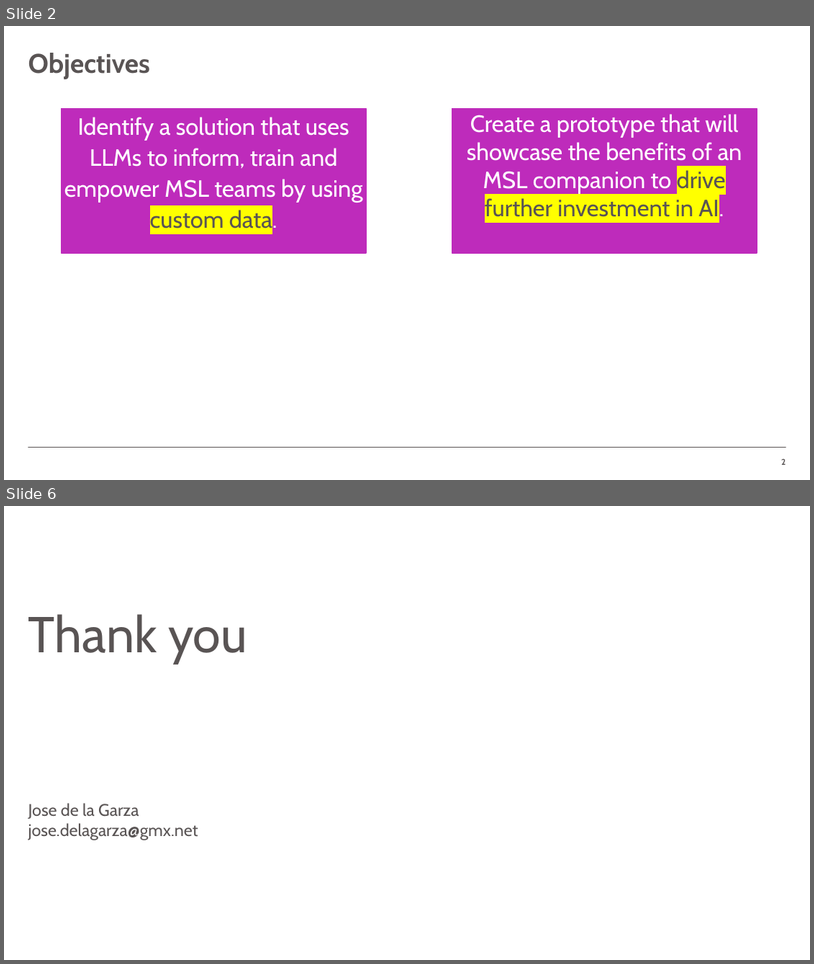
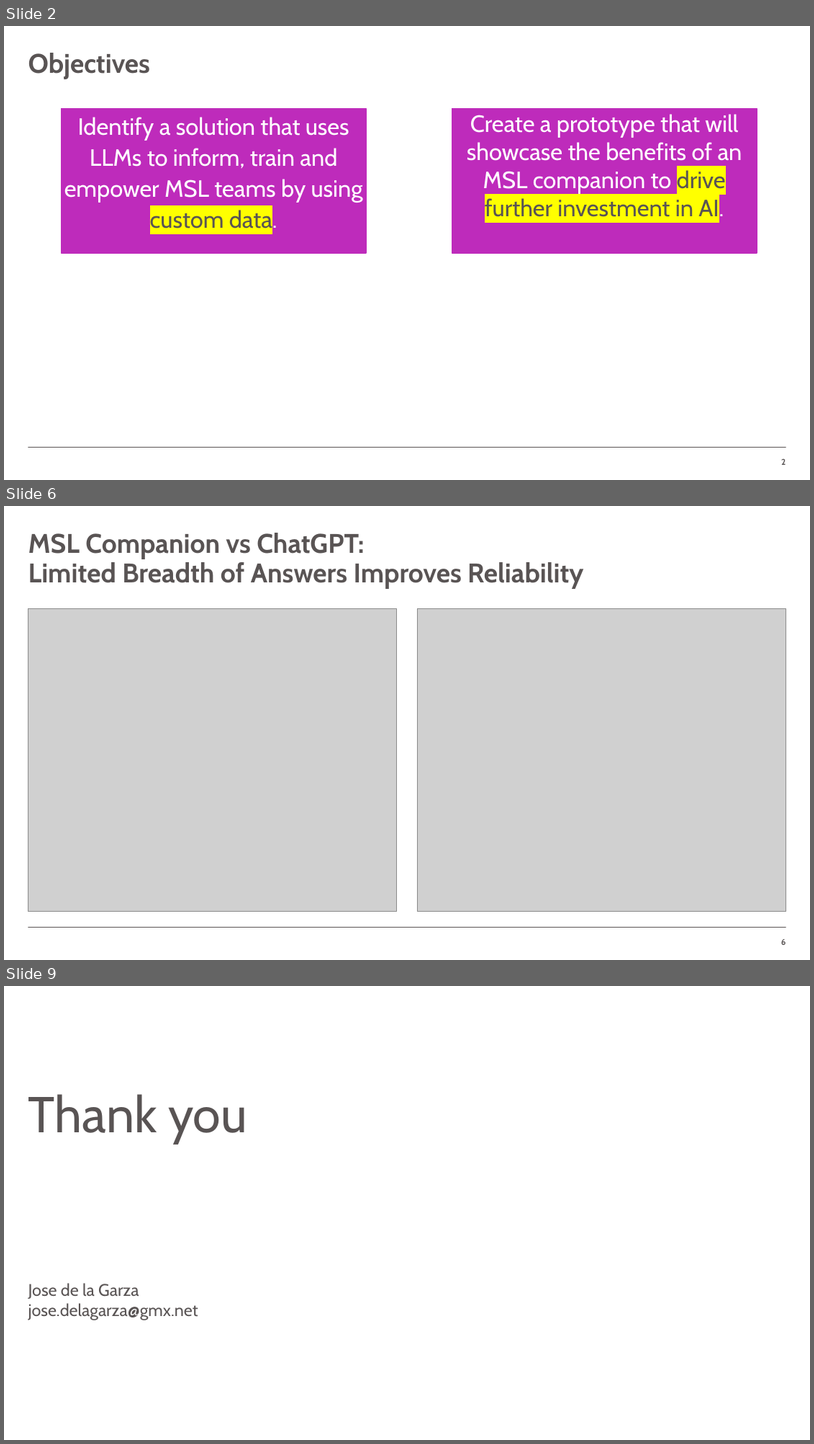
Before and after one commit to jcdlg/document-qa, a slide deck: ppt/msl-companion.pptx. Shown one above the other, each under a label of ours: slides 2 and 6 before the commit, slides 2, 6 and 9 after it; the slides between them are not shown. The pictures are 814x964 and 814x1444 pixels, drawn with LibreOffice and Linux fonts; fonts in the diff are those of the drawing; grey boxes stand for pictures; background and template pictures are left out. Boxes give left, top, right and bottom in pixels: in the first picture for what was removed or moved away, otherwise in the second. Text is boxed around its words. In the diff, an @@ line names an element or a change of style, - is before the commit and + after.

```diff
--- a/ppt/msl-companion.pptx
+++ b/ppt/msl-companion.pptx
@@ slide 6 added at [4, 506, 810, 960], background #FFFFFF; not listed: 1 template element that a slide beside it also shows @@
@@ title added at [28, 533, 584, 588], 32 pt, text #595454, bold @@
+MSL Companion vs ChatGPT:
+Limited Breadth of Answers Improves Reliability
@@ picture added at [28, 609, 397, 911] @@
@@ picture added at [417, 609, 786, 911] @@
@@ page number added at [782, 939, 787, 944], 10 pt, text #595454, bold @@
+6
@@ what was slide 6 is now slide 9 @@
```
Also in this commit, not shown: 2 slides changed, 3 other slides added, 1 slide removed, 4 other files.
